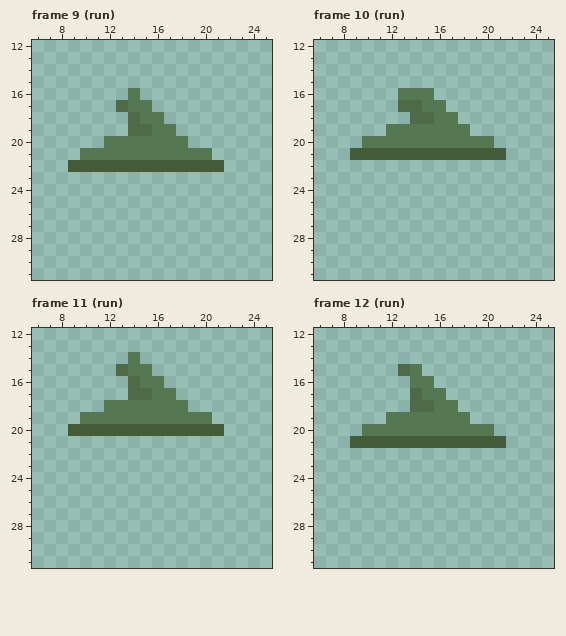
Edited in one commit: pixel-art file (PixelEngine/res/sprites/wizards_hat.aseprite). Above, as it was before the edit.
32x32 pixels, 19 frames. Shown: frame 9 (run): x 6..25, y 12..31; frame 10 (run): x 6..25, y 12..31; frame 11 (run): x 6..25, y 12..31; frame 12 (run): x 6..25, y 12..31. The commit also changed other frames, which this record leaves out.
The same view after the edit:
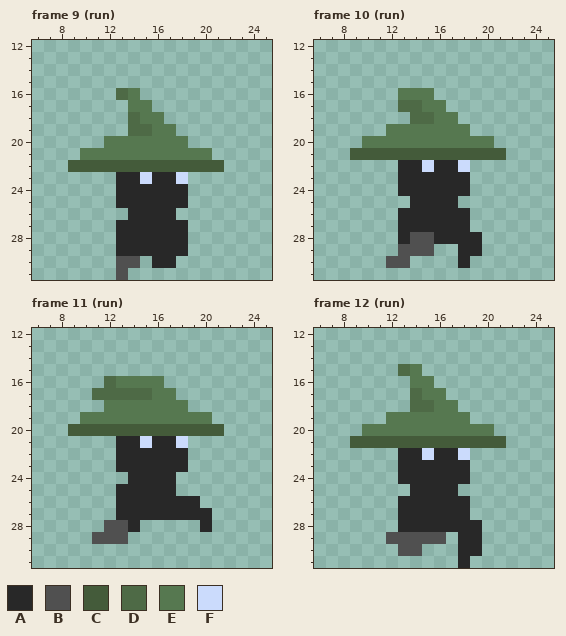
Palette (. is transparent): A #282828  B #505050  C #445b3a  D #4e6a46  E #567850  F #cbdbfc
Edits made:
layer "Layer 1" now shown
--- frame 9 (run), layers "Armor", "Layer 1"
@@ x 11..15 @@
 15 .....
-16 ...E.
-17 ..DEE
+16 ..DE.
+17 ...EE
 18 ...DE
@@ x 11..20 @@
 22 CCCCCCCCCC
-23 ..........
-24 ..........
-25 ..........
-26 ..........
-27 ..........
-28 ..........
-29 ..........
-30 ..........
-31 ..........
+23 ..AAFAAF..
+24 ..AAAAAA..
+25 ..AAAAAA..
+26 ...AAAA...
+27 ..AAAAAA..
+28 ..AAAAAA..
+29 ..AAAAAA..
+30 ..BB.AA...
+31 ..B.......
--- frame 10 (run), layer "Layer 1"
@@ x 10..21 @@
 21 CCCCCCCCCCCC
-22 ............
-23 ............
-24 ............
-25 ............
-26 ............
-27 ............
-28 ............
-29 ............
-30 ............
+22 ...AAFAAF...
+23 ...AAAAAA...
+24 ...AAAAAA...
+25 ....AAAA....
+26 ...AAAAAA...
+27 ...AAAAAA...
+28 ...ABBAAAA..
+29 ...BBB..AA..
+30 ..BB....A...
 31 ............
--- frame 11 (run), layers "Armor", "Layer 1"
@@ x 9..17 @@
 13 .........
-14 .....E...
-15 ....DEE..
-16 .....DEE.
-17 .....DDEE
+14 .........
+15 .........
+16 ...DEEEE.
+17 ..DDDDDEE
 18 ...EEEEEE
@@ x 9..22 @@
 20 CCCCCCCCCCCCC.
-21 ..............
-22 ..............
-23 ..............
-24 ..............
-25 ..............
-26 ..............
-27 ..............
-28 ..............
-29 ..............
+21 ....AAFAAF....
+22 ....AAAAAA....
+23 ....AAAAAA....
+24 .....AAAA.....
+25 ....AAAAA.....
+26 ....AAAAAAA...
+27 ....AAAAAAAA..
+28 ...BBA.....A..
+29 ..BBB.........
 30 ..............
--- frame 12 (run), layer "Layer 1"
@@ x 10..21 @@
 21 CCCCCCCCCCCC
-22 ............
-23 ............
-24 ............
-25 ............
-26 ............
-27 ............
-28 ............
-29 ............
-30 ............
-31 ............
+22 ...AAFAAF...
+23 ...AAAAAA...
+24 ...AAAAAA...
+25 ....AAAA....
+26 ...AAAAAA...
+27 ...AAAAAA...
+28 ...AAAAAAA..
+29 ..BBBBB.AA..
+30 ...BB...AA..
+31 ........A...
